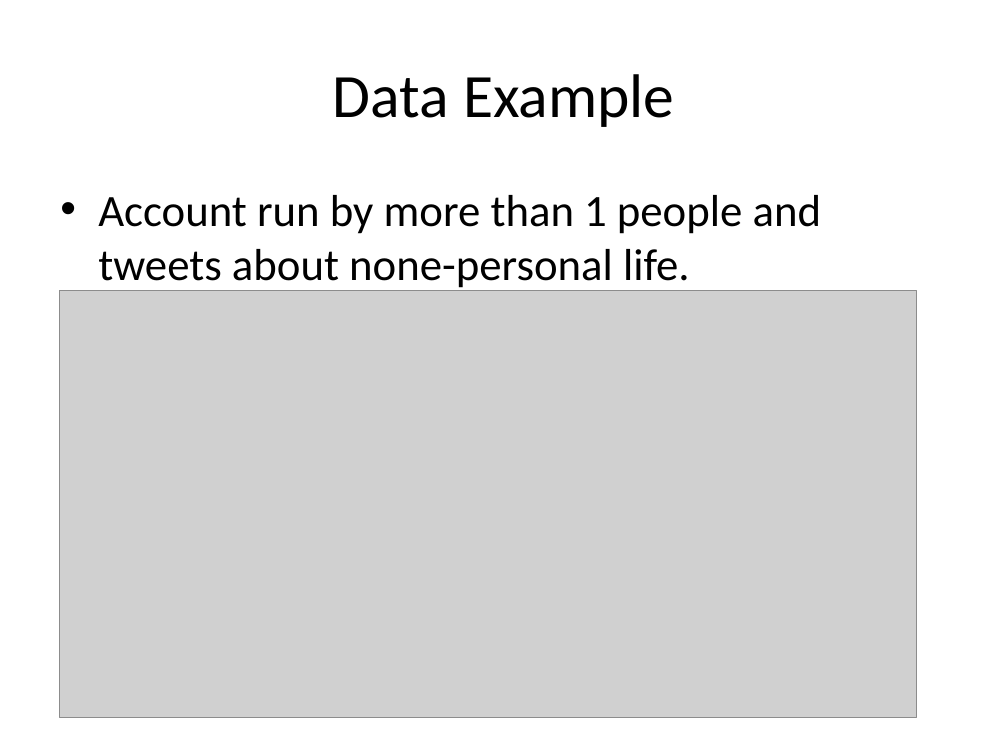
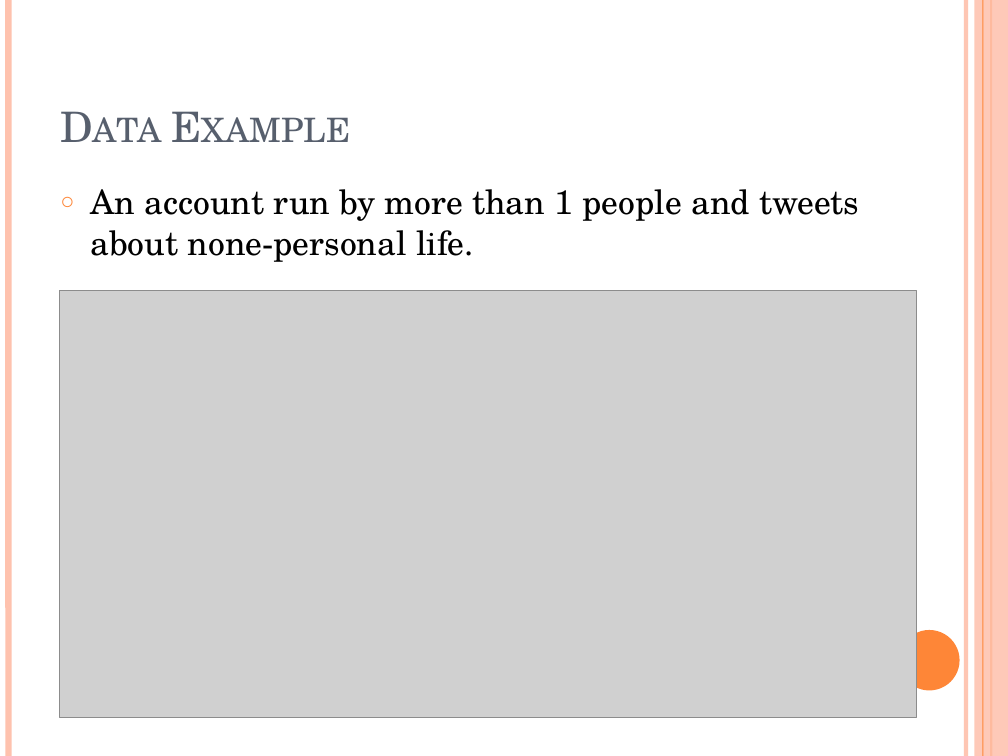
Before and after one commit to ttang10/Organization_Detection_ML, a slide deck: slide 7 of Organization Detection.pptx. Drawn at 1008x756 pixels with LibreOffice and Linux fonts; fonts in the diff are those of the drawing; grey boxes stand for pictures. Boxes give left, top, right and bottom in pixels: in the first picture for what was removed or moved away, otherwise in the second. Text is boxed around its words. In the diff, an @@ line names an element or a change of style, - is before the commit and + after.

```diff
--- a/Organization Detection.pptx
+++ b/Organization Detection.pptx
@@ line added from (8, 0) to (8, 756), #FEC3AE 4.5 pt @@
@@ line added from (966, 0) to (966, 756), #FEC3AE 3 pt @@
@@ rectangle added at (975, 0, 1008, 756), fill #FEC3AE at 87% opacity @@
@@ line added from (983, 0) to (983, 756), #FE8637 0.75 pt @@
@@ line added from (991, 0) to (991, 756), #FE8637 1.5 pt @@
@@ title "Data Example" at (50, 30, 874, 156): size 44 to 30 pt, font Calibri to TeX Gyre Schola, text colour #000000 to #575F6D, small capitals on; alignment centre to left; vertical alignment middle to bottom @@
@@ text at (91, 189, 859, 262): text changed; size 32 to 24 pt; font Calibri to TeX Gyre Schola @@
-• Account run by more than 1 people and tweets about none-personal life.
+○ An account run by more than 1 people and tweets about none-personal life.
@@ ellipse added at (899, 630, 960, 690), fill #FE8637 @@
```
Also in this commit, not shown: 19 other slides changed, 2 slides added.
